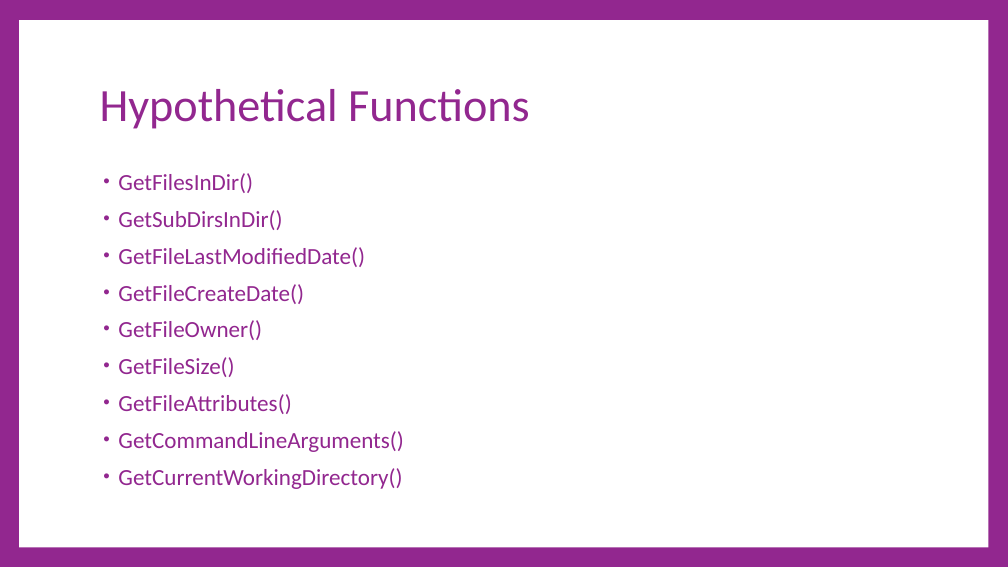
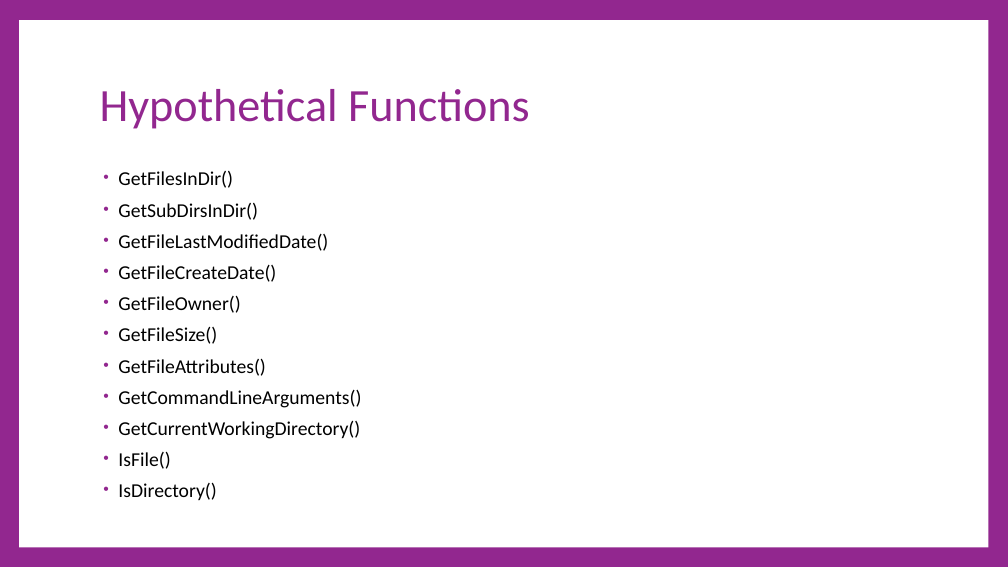
Before and after one commit to cdiggins/cs321, a slide deck: slide 3 of class-notes/cs321-winter-2023-lecture-9-classes-and-libraries.pptx (slide 4 before the commit). Drawn at 1008x567 pixels with LibreOffice and Linux fonts; fonts in the diff are those of the drawing. Boxes give left, top, right and bottom in pixels: in the first picture for what was removed or moved away, otherwise in the second. Text is boxed around its words. In the diff, an @@ line names an element or a change of style, - is before the commit and + after.

```diff
--- a/class-notes/cs321-winter-2023-lecture-9-classes-and-libraries.pptx
+++ b/class-notes/cs321-winter-2023-lecture-9-classes-and-libraries.pptx
@@ text at (118,171,361,439): size 33 to 28.1 pt, text colour #92278F to #000000 in "GetFilesInDir()", "GetSubDirsInDir()", "GetFileLastModifiedDate()", "GetFileCreateDate()" and 5 more places; line spacing 0.8 to 0.7 @@
@@ text at (118,452,216,500): paragraphs added @@
+• IsFile()
+• IsDirectory()
```
Also in this commit, not shown: 6 other slides changed, 11 slides added, 28 slides removed, 5 other files.
